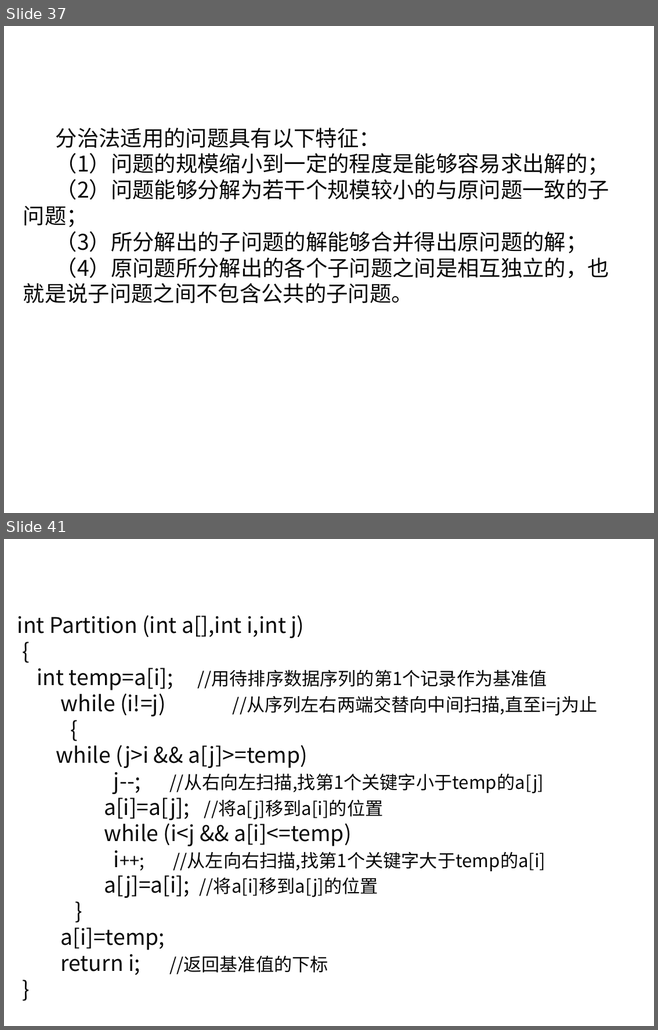
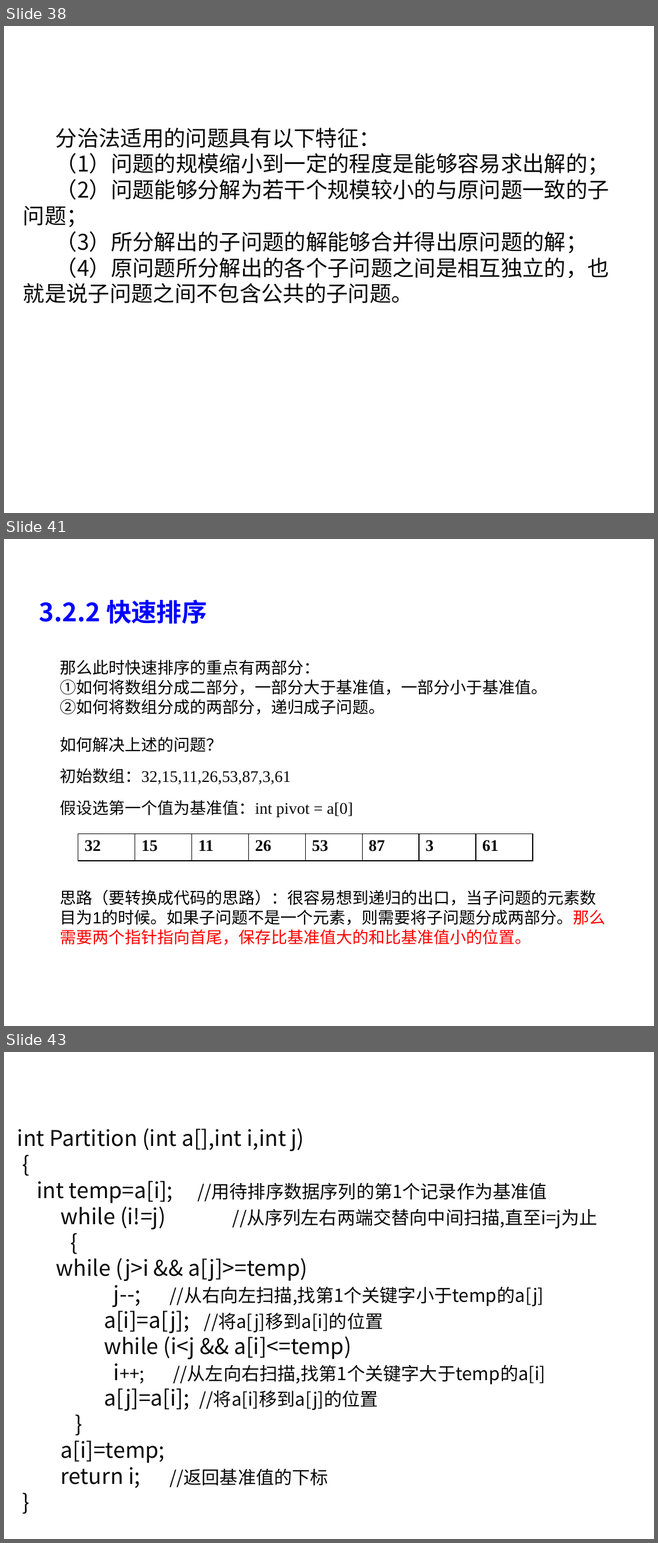
Before and after one commit to liutongling/DP, a slide deck: file/第3章 分治法计.pptx. Shown one above the other, each under a label of ours: slides 37 and 41 before the commit, slides 38, 41 and 43 after it; the slides between them are not shown. The pictures are 658x1030 and 658x1543 pixels, drawn with LibreOffice and Linux fonts; fonts in the diff are those of the drawing; background and template pictures are left out. Boxes give left, top, right and bottom in pixels: in the first picture for what was removed or moved away, otherwise in the second. Text is boxed around its words. In the diff, an @@ line names an element or a change of style, - is before the commit and + after.

```diff
--- a/file/第3章 分治法计.pptx
+++ b/file/第3章 分治法计.pptx
@@ slide 41 added at (x1=4, y1=539, x2=654, y2=1026), background #FFFFFF @@
@@ text added at (x1=39, y1=599, x2=207, y2=624), 28 pt, text #0000FF, bold @@
+3.2.2 快速排序
@@ text added at (x1=60, y1=660, x2=547, y2=715), 18 pt, text #000000 @@
+那么此时快速排序的重点有两部分：
+①如何将数组分成二部分，一部分大于基准值，一部分小于基准值。
+②如何将数组分成的两部分，递归成子问题。
@@ text added at (x1=60, y1=737, x2=223, y2=752), 18 pt, text #000000 @@
+如何解决上述的问题？
@@ text added at (x1=60, y1=768, x2=291, y2=784), 18 pt, text #080808 @@
+初始数组：32,15,11,26,53,87,3,61
@@ text added at (x1=60, y1=800, x2=353, y2=817), 18 pt, text #080808 @@
+假设选第一个值为基准值：int pivot = a[0]
@@ table added at (x1=78, y1=834, x2=530, y2=861), 1 rows, 8 columns @@
+32 | 15 | 11 | 26 | 53 | 87 | 3 | 61
@@ text added at (x1=60, y1=890, x2=605, y2=945), 18 pt, text #000000 @@
+思路（要转换成代码的思路）：很容易想到递归的出口，当子问题的元素数目为1的时候。如果子问题不是一个元素，则需要将子问题分成两部分。那么需要两个指针指向首尾，保存比基准值大的和比基准值小的位置。
@@ what was slide 37 is now slide 38 @@
@@ what was slide 41 is now slide 43 @@
```
Also in this commit, not shown: 4 slides changed, 3 other slides added, 2 slides removed.
